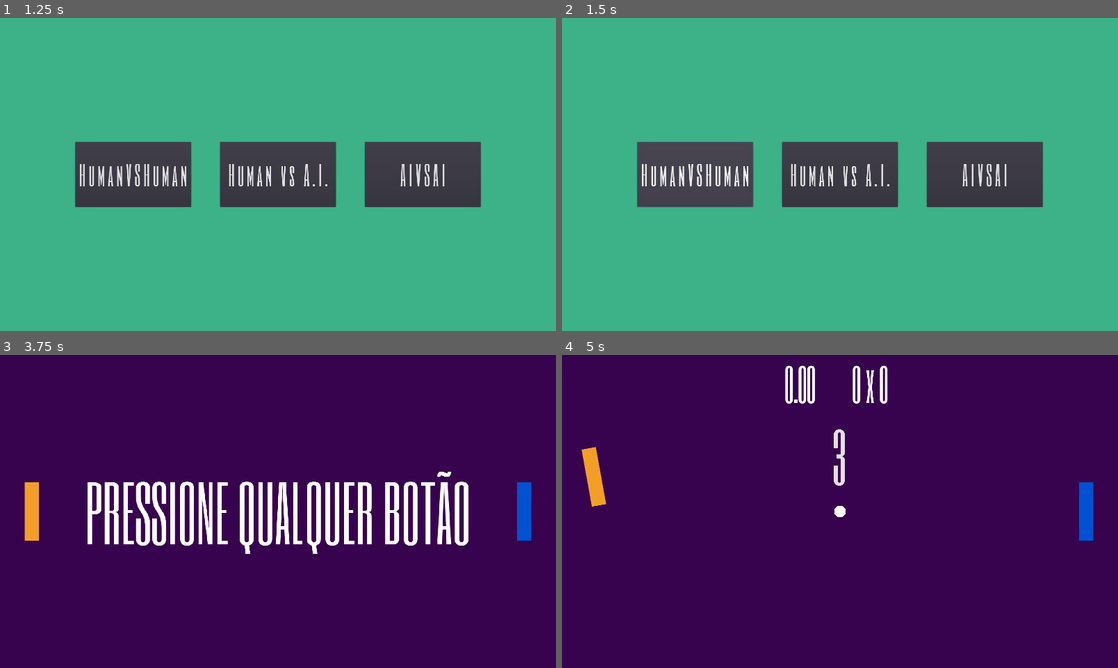
Above: before the commit, frames 1-4 (two rows, left to right).
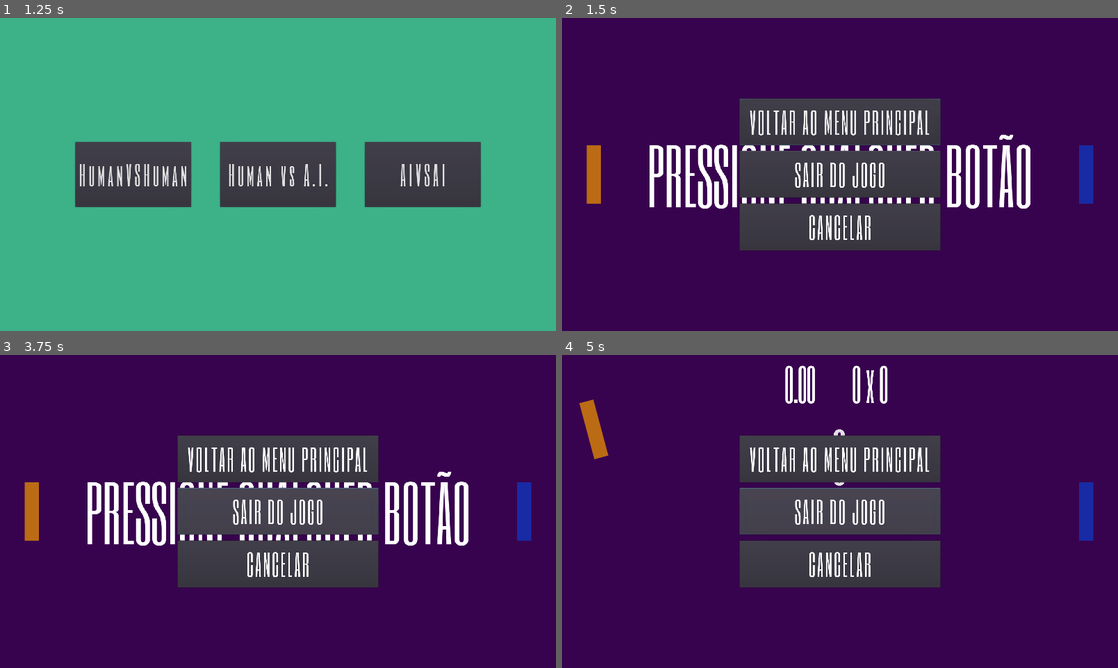
Above: after the commit, the same moments.

Repository: luizcarlos1405/papon
Game: Godot game, scene res://src/MainMenu/MainMenu.tscn
Two runs of this game, one before a commit and one after it. Both use one fixed random seed, a clock stepped at 60 frames per second and the inputs below.
Inputs (mouse positions are in pixels of both pictures, inside the frame that each line leads up to):
- Up to frame 1 (1.25 s): click "Play" at 0.5 s
- Up to frame 2 (1.5 s): click "HumanVSHuman" at 1.25 s
- Up to frame 3 (3.75 s): click (278, 458) at 2 s, where only the run after the commit has a clickable "VOLTAR AO MENU PRINCIPAL"; click (278, 564) at 2.75 s, where only the run after the commit has a clickable "CANCELAR"; click (278, 511) at 3.5 s, where only the run before the commit has a clickable "Human vs A.I."
- Up to frame 4 (5 s): hold W (lp_move_up) from 4.28 s (still down)

Frame 1 is identical in both runs. In frame 2, 96% of the frame differs, in the area x 0-100%, y 0-100%; in frame 3, 17%; in frame 4, 18%.

Commit message:
Implementado classe ShakyCamera para efeito de tremer a câmera
* Corrigido bug em que a bola aumenta velocidade ao rebater nos cantos
* Iniciado o desenvolvimento de um menu de pause
* Corrigido outros bugs

Diff:
--- a/project.godot
+++ b/project.godot
@@ -33,13 +33,19 @@
 "class": "Score",
 "language": "GDScript",
 "path": "res://src/classes/Score.gd"
+}, {
+"base": "Camera2D",
+"class": "ShakyCamera",
+"language": "GDScript",
+"path": "res://src/classes/ShakyCamera.gd"
 } ]
 _global_script_class_icons={
 "AIControl": "",
 "Countdown": "",
 "KeybardControl": "",
 "PointArea": "",
-"Score": ""
+"Score": "",
+"ShakyCamera": ""
 }
 
 [application]
--- a/src/Ball/Ball.gd
+++ b/src/Ball/Ball.gd
@@ -70,7 +70,7 @@
 	var collision: = move_and_collide(movement_ammount)
 
 	if collision and abs(collision.normal.angle_to(direction)) > PI / 2.0:
-		handle_collision(collision.normal)
+		handle_collision(collision)
 
 
 func _draw() -> void:
@@ -92,9 +92,12 @@
 		direction = variate_direction(Vector2.RIGHT, angle_variation_degrees)
 
 
-func handle_collision(normal: Vector2) -> void:
-	direction = direction.bounce(normal)
-	_speed += speed_increase_factor
+func handle_collision(collision: KinematicCollision2D) -> void:
+	direction = direction.bounce(collision.normal)
+
+	if collision.collider.is_in_group("Pad"):
+		_speed += speed_increase_factor
+		Event.emit_signal("Ball_hit_pad")
 
 
 static func variate_direction(direction: Vector2, variation_degrees: float) -> Vector2:
--- a/src/Game/Game.tscn
+++ b/src/Game/Game.tscn
@@ -5,13 +5,12 @@
 [ext_resource path="res://src/classes/Score.gd" type="Script" id=3]
 [ext_resource path="res://src/classes/Countdown.gd" type="Script" id=4]
 [ext_resource path="res://src/classes/StartMessage.gd" type="Script" id=5]
-[ext_resource path="res://src/classes/PalcoCamera.gd" type="Script" id=6]
+[ext_resource path="res://src/Game/ShakyCamera.gd" type="Script" id=6]
 [ext_resource path="res://src/Ball/Ball.tscn" type="PackedScene" id=7]
 [ext_resource path="res://src/RightPad/RightPad.tscn" type="PackedScene" id=8]
-[ext_resource path="res://src/LeftPad/LeftPad.gd" type="Script" id=9]
+[ext_resource path="res://src/Game/PauseMenu.gd" type="Script" id=9]
 [ext_resource path="res://src/LeftPad/LeftPad.tscn" type="PackedScene" id=10]
 [ext_resource path="res://src/classes/PointArea.gd" type="Script" id=11]
-[ext_resource path="res://src/RightPad/RightPad.gd" type="Script" id=12]
 
 [sub_resource type="DynamicFont" id=1]
 size = 150
@@ -48,6 +47,11 @@
 size = 255
 font_data = ExtResource( 2 )
 
+[sub_resource type="DynamicFont" id=6]
+size = 100
+extra_spacing_char = 5
+font_data = ExtResource( 2 )
+
 [sub_resource type="RectangleShape2D" id=4]
 extents = Vector2( 960, 10 )
 
@@ -75,8 +79,12 @@
 [node name="Control" type="Control" parent="GUI"]
 anchor_right = 1.0
 anchor_bottom = 1.0
+__meta__ = {
+"_edit_use_anchors_": false
+}
 
 [node name="Score" type="Label" parent="GUI/Control"]
+visible = false
 anchor_left = 0.5
 anchor_right = 0.5
 margin_left = 42.0
@@ -92,6 +100,7 @@
 anims/show_result = SubResource( 2 )
 
 [node name="MatchTimeLeft" type="Label" parent="GUI/Control"]
+visible = false
 anchor_left = 0.5
 anchor_right = 0.5
 margin_left = -191.0
@@ -106,6 +115,7 @@
 }
 
 [node name="Countdown" type="Label" parent="GUI/Control"]
+visible = false
 anchor_left = 0.5
 anchor_top = 0.5
 anchor_right = 0.5
@@ -137,8 +147,67 @@
 custom_fonts/font = SubResource( 3 )
 text = "TOQUE PARA COMEÇAR"
 script = ExtResource( 5 )
-
-[node name="PalcoCamera" type="Camera2D" parent="."]
+__meta__ = {
+"_edit_use_anchors_": false
+}
+
+[node name="PauseMenu" type="Popup" parent="GUI/Control"]
+anchor_left = 0.5
+anchor_top = 0.5
+anchor_right = 0.5
+anchor_bottom = 0.5
+margin_left = -347.0
+margin_top = -262.0
+margin_right = 347.0
+margin_bottom = 262.0
+script = ExtResource( 9 )
+
+[node name="VBoxContainer" type="VBoxContainer" parent="GUI/Control/PauseMenu"]
+anchor_right = 1.0
+anchor_bottom = 1.0
+size_flags_stretch_ratio = 0.0
+custom_constants/separation = 20
+__meta__ = {
+"_edit_use_anchors_": false
+}
+
+[node name="BackToMainMenu" type="Button" parent="GUI/Control/PauseMenu/VBoxContainer"]
+margin_right = 694.0
+margin_bottom = 161.0
+size_flags_vertical = 3
+custom_fonts/font = SubResource( 6 )
+custom_colors/font_color_disabled = Color( 1, 1, 1, 1 )
+custom_colors/font_color = Color( 1, 1, 1, 1 )
+custom_colors/font_color_hover = Color( 1, 1, 1, 1 )
+custom_colors/font_color_pressed = Color( 1, 1, 1, 1 )
+text = "VOLTAR AO MENU PRINCIPAL"
+
+[node name="Quit" type="Button" parent="GUI/Control/PauseMenu/VBoxContainer"]
+margin_top = 181.0
+margin_right = 694.0
+margin_bottom = 342.0
+size_flags_vertical = 3
+custom_fonts/font = SubResource( 6 )
+custom_colors/font_color_disabled = Color( 1, 1, 1, 1 )
+custom_colors/font_color = Color( 1, 1, 1, 1 )
+custom_colors/font_color_hover = Color( 1, 1, 1, 1 )
+custom_colors/font_color_pressed = Color( 1, 1, 1, 1 )
+text = "SAIR DO JOGO"
+
+[node name="Cancel" type="Button" parent="GUI/Control/PauseMenu/VBoxContainer"]
+margin_top = 362.0
+margin_right = 694.0
+margin_bottom = 524.0
+size_flags_vertical = 3
+custom_fonts/font = SubResource( 6 )
+custom_colors/font_color_disabled = Color( 1, 1, 1, 1 )
+custom_colors/font_color = Color( 1, 1, 1, 1 )
+custom_colors/font_color_hover = Color( 1, 1, 1, 1 )
+custom_colors/font_color_pressed = Color( 1, 1, 1, 1 )
+text = "CANCELAR"
+
+[node name="ShakyCamera" type="Camera2D" parent="."]
+rotating = true
 current = true
 script = ExtResource( 6 )
 
@@ -160,15 +229,9 @@
 
 [node name="RightPad" parent="." instance=ExtResource( 8 )]
 position = Vector2( 850, 0 )
-script = ExtResource( 12 )
-acceleration = 500
-speed_angle_degrees = 15
 
 [node name="LeftPad" parent="." instance=ExtResource( 10 )]
 position = Vector2( -850, 0 )
-script = ExtResource( 9 )
-acceleration = 500
-color = Color( 0.952941, 0.623529, 0.152941, 1 )
 
 [node name="LeftPointArea" type="Area2D" parent="."]
 position = Vector2( -1520, 0 )
--- /dev/null
+++ b/src/Game/PauseMenu.gd
@@ -0,0 +1,5 @@
+extends Popup
+
+func _ready():
+	popup()
+	pass
--- /dev/null
+++ b/src/Game/ShakyCamera.gd
@@ -0,0 +1,17 @@
+extends ShakyCamera
+
+export(float, 0, 1) var scored_trauma: = 1.0
+export(float, 0, 1) var ball_hit_pad_trauma: = 0.35
+
+func _ready():
+	Event.connect("Ball_hit_pad", self, "_on_Event_Ball_hit_pad")
+	Event.connect("scored", self, "_on_Event_scored")
+	pass
+
+
+func _on_Event_scored(side: String) -> void:
+	self.trauma = scored_trauma
+
+
+func _on_Event_Ball_hit_pad() -> void:
+	self.trauma = ball_hit_pad_trauma
--- a/src/LeftPad/LeftPad.gd
+++ b/src/LeftPad/LeftPad.gd
@@ -1,8 +1,13 @@
+tool
 extends "res://src/Pad/Pad.gd"
 
 func _ready():
 	match get_tree().get_meta("left_controller"):
 		"HUMAN":
-			add_child(KeybardControl.new())
+			var keyboard_control: = KeybardControl.new()
+			keyboard_control.move_up_action = "lp_move_up"
+			keyboard_control.move_down_action = "lp_move_down"
+			add_child(keyboard_control)
+
 		"AI":
 			add_child(AIControl.new())
--- a/src/LeftPad/LeftPad.tscn
+++ b/src/LeftPad/LeftPad.tscn
@@ -1,12 +1,15 @@
-[gd_scene load_steps=3 format=2]
+[gd_scene load_steps=4 format=2]
 
 [ext_resource path="res://src/Pad/Pad.tscn" type="PackedScene" id=1]
+[ext_resource path="res://src/LeftPad/LeftPad.gd" type="Script" id=2]
 
 [sub_resource type="SegmentShape2D" id=1]
 a = Vector2( 25, -100 )
 b = Vector2( 25, 100 )
 
 [node name="LeftPad" instance=ExtResource( 1 )]
+script = ExtResource( 2 )
+color = Color( 0.737255, 0.419608, 0.0823529, 1 )
 
 [node name="CollisionShape2D" parent="." index="0"]
 shape = SubResource( 1 )
--- a/src/ModeSelection/ModeSelection.gd
+++ b/src/ModeSelection/ModeSelection.gd
@@ -18,6 +18,7 @@
 	get_tree().set_meta("left_controller", "HUMAN")
 	get_tree().set_meta("right_controller", "HUMAN")
 
+	get_tree().change_scene_to(GamePackedScene)
 
 
 func _on_HumanVSAI_pressed() -> void:
--- a/src/RightPad/RightPad.gd
+++ b/src/RightPad/RightPad.gd
@@ -1,8 +1,12 @@
+tool
 extends "res://src/Pad/Pad.gd"
 
 func _ready():
 	match get_tree().get_meta("right_controller"):
 		"HUMAN":
-			add_child(KeybardControl.new())
+			var keyboard_control: = KeybardControl.new()
+			keyboard_control.move_up_action = "rp_move_up"
+			keyboard_control.move_down_action = "rp_move_down"
+			add_child(keyboard_control)
 		"AI":
 			add_child(AIControl.new())
--- a/src/RightPad/RightPad.tscn
+++ b/src/RightPad/RightPad.tscn
@@ -1,7 +1,9 @@
-[gd_scene load_steps=2 format=2]
+[gd_scene load_steps=3 format=2]
 
 [ext_resource path="res://src/Pad/Pad.tscn" type="PackedScene" id=1]
+[ext_resource path="res://src/RightPad/RightPad.gd" type="Script" id=2]
 
 [node name="RightPad" instance=ExtResource( 1 )]
+script = ExtResource( 2 )
 speed_angle_degrees = -15
-color = Color( 0, 0.321569, 0.819608, 1 )
+color = Color( 0.0941176, 0.168627, 0.643137, 1 )
--- a/src/autoload/Event.gd
+++ b/src/autoload/Event.gd
@@ -4,3 +4,4 @@
 signal Countdown_finished
 signal Game_state_changed(state)
 signal match_start_requested
+signal Ball_hit_pad
--- a/src/classes/AIControl.gd
+++ b/src/classes/AIControl.gd
@@ -6,5 +6,5 @@
 
 
 func _physics_process(delta: float) -> void:
-	pad.input_direction = clamp(_ball.global_position.y - pad.global_position.y, -1, 1)
+	pad.input_direction = sign(_ball.global_position.y - pad.global_position.y)
 	pass
--- a/src/classes/PalcoCamera.gd
+++ /dev/null
@@ -1,16 +0,0 @@
-extends Camera2D
-
-var trauma: = 0.0
-
-
-func _ready():
-	pass
-
-
-func _process(delta: float) -> void:
-
-	pass
-
-
-func shake(ammount) -> void:
-	trauma = ammount
--- /dev/null
+++ b/src/classes/ShakyCamera.gd
@@ -0,0 +1,40 @@
+extends Camera2D
+class_name ShakyCamera
+
+export(float, 0.1, 99999) var max_shake_duration: = 2.0
+export var max_translation: = Vector2(100, 100)
+export var max_rotation: = 10
+
+var trauma: = 0.0 setget set_trauma
+
+var _translation_seed: = Vector2(randi(), randi())
+var _rotation_seed: = randi()
+var _open_simplex: = OpenSimplexNoise.new()
+var _time: = 0.0
+var _angle_degree_offset: = 0.0
+
+
+func _ready() -> void:
+	_open_simplex.period = 0.15
+
+
+func _process(delta: float) -> void:
+	_time += delta
+
+	self.trauma -= delta * 1.0 / max_shake_duration
+
+	var shake: = trauma * trauma
+	# Translation
+	_open_simplex.seed = _translation_seed.x
+	offset.x = max_translation.x * shake * _open_simplex.get_noise_1d(_time)
+	_open_simplex.seed = _translation_seed.y
+	offset.y = max_translation.y * shake * _open_simplex.get_noise_1d(_time)
+	_open_simplex.seed = _rotation_seed
+	# Rotation
+	rotation_degrees -= _angle_degree_offset
+	_angle_degree_offset = max_rotation * shake * _open_simplex.get_noise_1d(_time)
+	rotation_degrees += _angle_degree_offset
+
+
+func set_trauma(value: float) -> void:
+	trauma = clamp(value, 0, 1)
Not shown: 3 places in src/MainMenu/MainMenu.tscn that only renumber resources
Not shown: 2 places in src/Pad/Pad.tscn that only renumber resources
